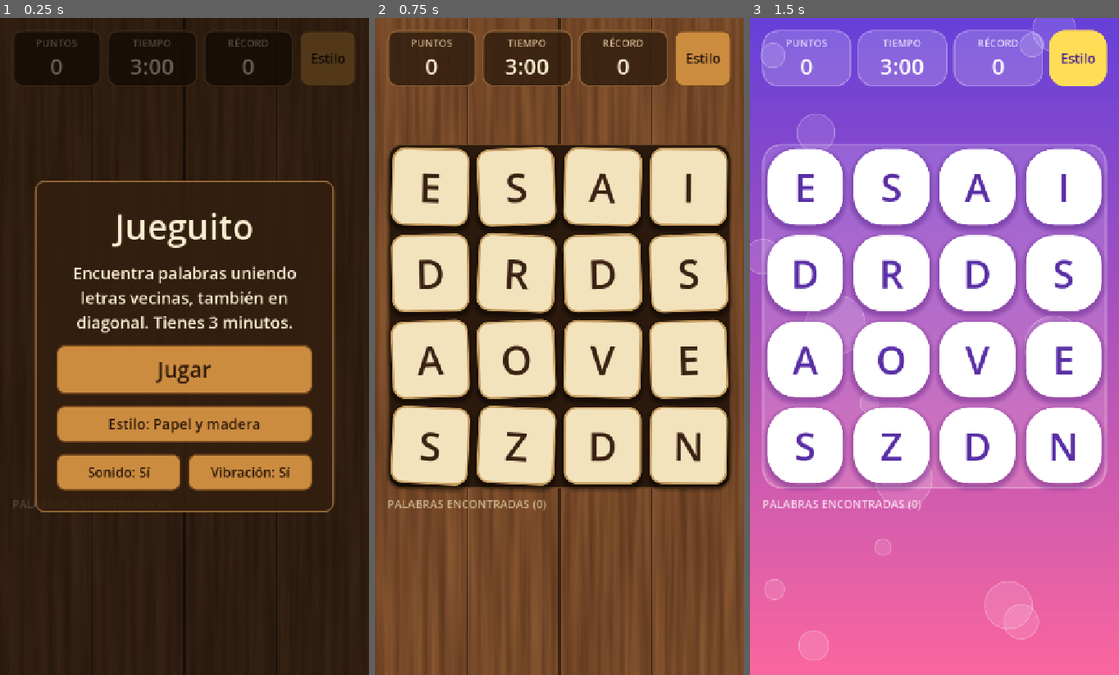
Above: before the commit, frames 1-3 (left to right).
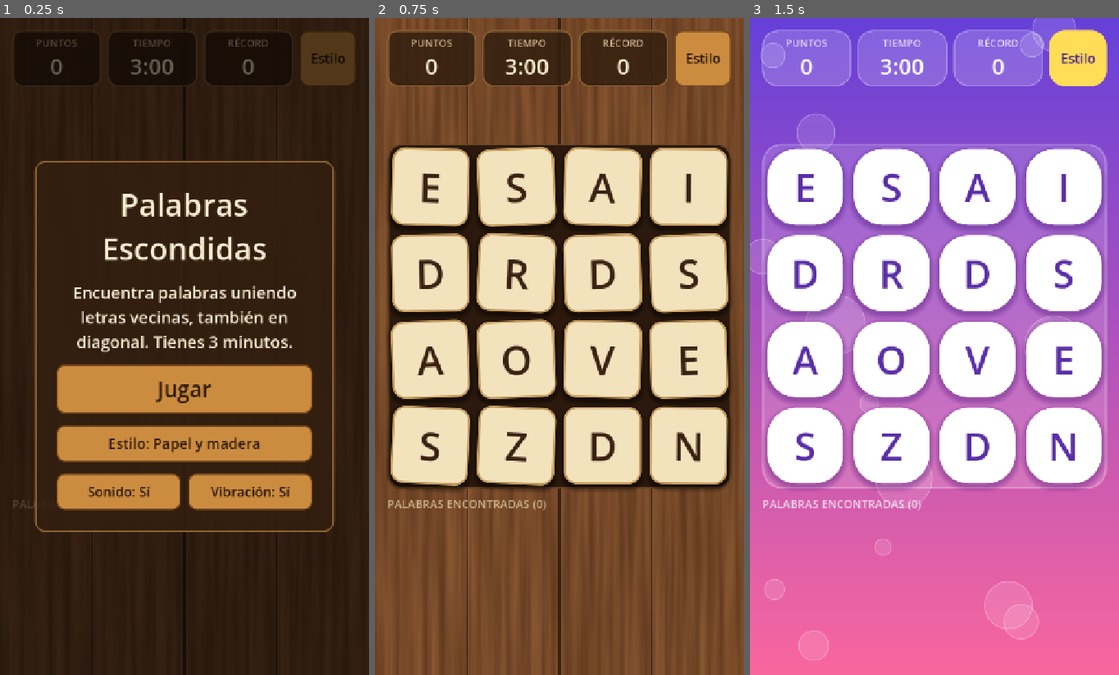
Above: after the commit, the same moments.

Repository: nawelitus/palabras-escondidas
Game: Godot game, scene res://main.tscn
Two runs of this game, one before a commit and one after it. Both use one fixed random seed, a clock stepped at 60 frames per second and the inputs below.
Inputs:
- Up to frame 1 (0.25 s): no input
- Up to frame 2 (0.75 s): click "Jugar" at 0.5 s
- Up to frame 3 (1.5 s): click "Estilo" at 1.25 s

The runs differ from the first frame. In frame 1, 16% of the frame differs, in the area x 9-91%, y 21-79%; in frame 2, nothing differs; in frame 3, nothing differs.

Commit message:
feat: rename game to Palabras Escondidas and add app icon
Rename the app and its Android package to com.palabrasescondidas.game, wrap the longer title in the start panel, and replace the placeholder icon with a wooden die showing a B, sized to survive the circular launcher mask.

Diff:
--- a/icon.svg
+++ b/icon.svg
@@ -1 +1,19 @@
-<svg xmlns="http://www.w3.org/2000/svg" width="128" height="128" viewBox="0 0 128 128"><rect width="128" height="128" rx="24" fill="#2b3a55"/><circle cx="64" cy="64" r="32" fill="#f2b632"/></svg>
+<svg xmlns="http://www.w3.org/2000/svg" width="512" height="512" viewBox="0 0 512 512">
+  <!-- Android masks launcher icons to a circle of ~66% of the canvas, so the
+       tile and letter stay inside that safe zone and the wood shows around it. -->
+  <defs>
+    <linearGradient id="wood" x1="0" y1="0" x2="1" y2="1">
+      <stop offset="0" stop-color="#8c5a33"/>
+      <stop offset="1" stop-color="#4a2a14"/>
+    </linearGradient>
+  </defs>
+  <rect width="512" height="512" fill="url(#wood)"/>
+  <g stroke="#2e1a0b" stroke-opacity="0.35" stroke-width="6">
+    <line x1="128" y1="0" x2="128" y2="512"/>
+    <line x1="256" y1="0" x2="256" y2="512"/>
+    <line x1="384" y1="0" x2="384" y2="512"/>
+  </g>
+  <rect x="143" y="155" width="226" height="226" rx="44" fill="#2e1a0b" opacity="0.45"/>
+  <rect x="143" y="143" width="226" height="226" rx="44" fill="#f1e3c0" stroke="#c9a66b" stroke-width="8"/>
+  <path fill="#3b2412" fill-rule="evenodd" transform="translate(256 256) scale(0.6) translate(-295 -280)" d="M190 130 H290 C350 130 385 160 385 205 C385 235 370 255 345 266 C380 276 400 303 400 340 C400 395 360 430 295 430 H190 Z M235 170 V245 H285 C313 245 330 232 330 208 C330 184 313 170 285 170 Z M235 285 V390 H292 C325 390 345 372 345 337 C345 302 325 285 292 285 Z"/>
+</svg>
--- a/project.godot
+++ b/project.godot
@@ -6,7 +6,7 @@
 
 [application]
 
-config/name="Jueguito"
+config/name="Palabras Escondidas"
 config/features=PackedStringArray("4.7", "Mobile")
 config/icon="res://icon.svg"
 config/quit_on_go_back=false
--- a/scripts/main.gd
+++ b/scripts/main.gd
@@ -7,6 +7,7 @@
 const LOW_TIME_SECONDS := 10.0
 const MESSAGE_SECONDS := 0.9
 const BOARD_SIDE := 672.0
+const GAME_TITLE := "Palabras Escondidas"
 const INTRO_TEXT := "Encuentra palabras uniendo letras vecinas, también en diagonal. Tienes 3 minutos."
 
 ## Longest time step the round clock accepts in one frame. Protects the timer
@@ -53,7 +54,7 @@
 	_build_ui()
 	GameSettings.skin_changed.connect(_apply_skin)
 	_apply_skin(GameSettings.current_skin())
-	_show_overlay("Jueguito", "Cargando diccionario…", "", false)
+	_show_overlay(GAME_TITLE, "Cargando diccionario…", "", false)
 	# Let the loading screen render before the blocking dictionary load.
 	await get_tree().process_frame
 	await get_tree().process_frame
@@ -63,9 +64,9 @@
 		print("DEBUG dict_load_ms=%d words=%d" % [Time.get_ticks_msec() - load_started, _dictionary.size()])
 	if loaded:
 		_state = State.READY
-		_show_overlay("Jueguito", INTRO_TEXT, "Jugar", true)
+		_show_overlay(GAME_TITLE, INTRO_TEXT, "Jugar", true)
 	else:
-		_show_overlay("Jueguito", "No se pudo cargar el diccionario.", "", false)
+		_show_overlay(GAME_TITLE, "No se pudo cargar el diccionario.", "", false)
 
 
 func _process(delta: float) -> void:
@@ -192,7 +193,9 @@
 
 	_overlay_title = Label.new()
 	_overlay_title.horizontal_alignment = HORIZONTAL_ALIGNMENT_CENTER
-	_overlay_title.add_theme_font_size_override("font_size", 68)
+	_overlay_title.autowrap_mode = TextServer.AUTOWRAP_WORD_SMART
+	_overlay_title.custom_minimum_size = Vector2(500, 0)
+	_overlay_title.add_theme_font_size_override("font_size", 60)
 	_text_labels.append(_overlay_title)
 	box.add_child(_overlay_title)
 
Not shown, changed: export_presets.cfg
